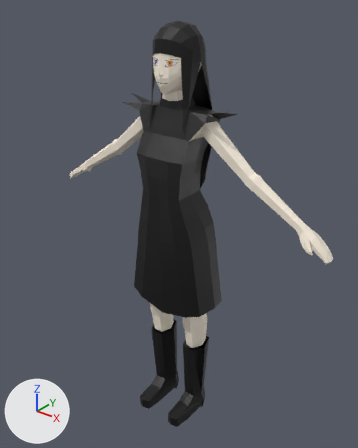
The glTF model rot-purgers/blender_models/Chars/Evelyn.glb: old version first, new version second.
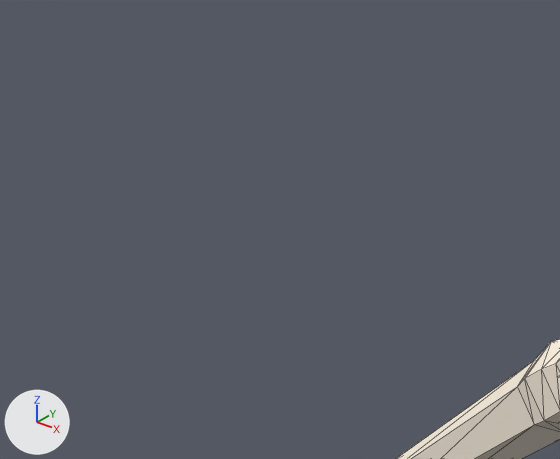
The first picture shows the older version from a 50 mm camera at (1.143, -1.441, 1.823) aimed at (0.019, -0.037, 0.952). The close-ups show the older and then the newer version on the part from 6% to 32% of the width and 18% to 35% of the height of that picture. Only the edits that show in the close-ups are written down. The axes (+X, +Y, +Z) are drawn at lower left. The lights are the same throughout. The close-ups show mesh edges as thin lines.

In view in the first close-up: 'Body'.
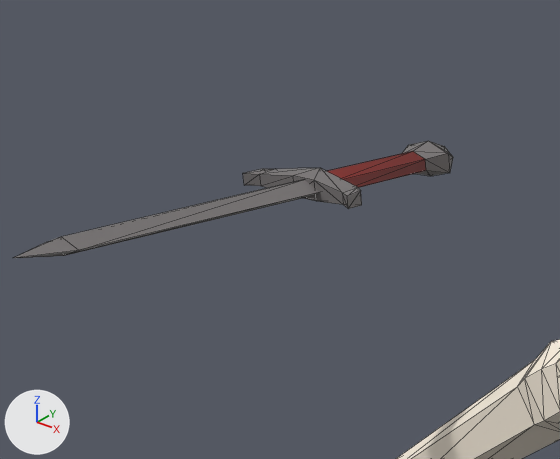
The newer file is also turned or shifted as a whole; pictures and numbers use the older file's frame.

Pixel boxes [x1, y1, x2, y2] of what changed, in the close-ups (560 x 459 px):
```json
{"object": "Sword", "change": "added", "after": [14, 141, 453, 258]}
```

The change, as JSON lines over the scene's bpy script:
```json
{"op": "add", "block": "img_zaar_texture", "code": ["img_zaar_texture = load_image('Zaar_texture', '_unpacked/Zaar_texture', 1024, 1024, 'sRGB')"]}
{"op": "add", "block": "mat_material_001", "code": ["mat_material_001 = principled_material('Material.001')", "mat_material_001.texture = img_zaar_texture"]}
{"op": "add", "block": "me_sword_mesh", "code": ["me_sword_mesh = bpy.data.meshes.new('Sword Mesh')", "me_sword_mesh.from_pydata(...)  # 53 vertices, 89 faces; spans x -0.568..-0.457, y -0.321..0.055, z 1.313..1.339", "me_sword_mesh.materials.append(mat_material_001)  # picture img_zaar_texture"]}
{"op": "add", "block": "ob_sword", "code": ["ob_sword = bpy.data.objects.new('Sword', me_sword_mesh)", "ob_sword.location = (-0.0004, -0.0075, -0.0006)"]}
```
